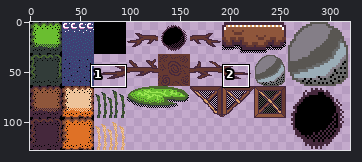
A sprite sheet gets an edit: Assets/Tiles/tileset.png. The picture above shows the old version from afar; the outline marks the close-up.
Close-up. Earlier state:
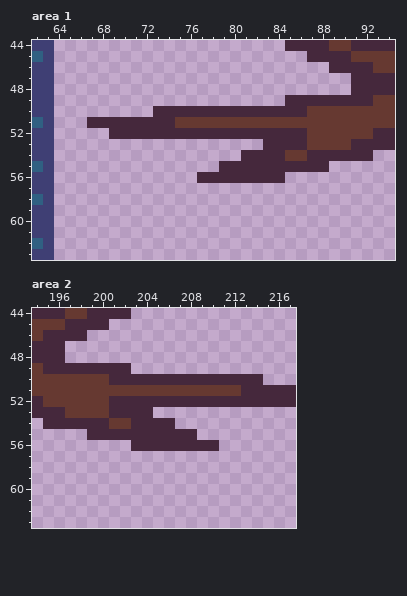
The file is 320x128 pixels. Shown: area 1: x 62..94, y 44..63; area 2: x 194..217, y 44..63. The commit also changed other parts of the picture, which this record leaves out.
After the commit:
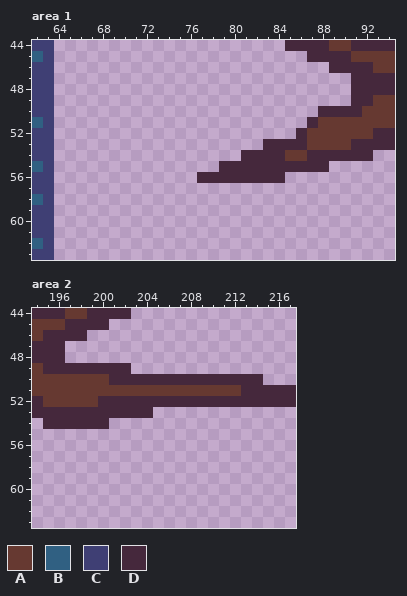
Palette (. is transparent): A #663931  B #306082  C #3f3f74  D #45283c
Difference:
Changed rows in their new state; - is an unchanged pixel.
Area 1:
first column x 67:
49 ------------------......-
50 ------...............DDDD
51 ....................D----
52 --.................------
Area 2:
first column x 197:
52 ---D----------
53 DDDD----------
54 ----......----
55 --..........--
56 ------........
Where, in picture pixels (left, top, right, bottom), the same in both close-ups:
changed: (87, 95, 362, 139)
changed: (65, 396, 219, 451)
